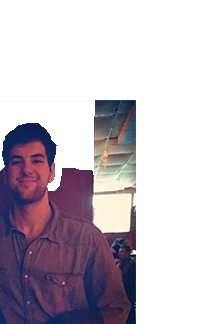
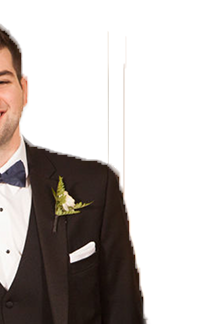
Layer changes from the first 216 × 324 image to the second:
showed "Screen Shot 2014-12-07 at 12.09.19 AM" (1st of 2) over left=0, top=23, right=151, bottom=324
hid "IMG_2219", painted on it over left=0, top=100, right=136, bottom=324
